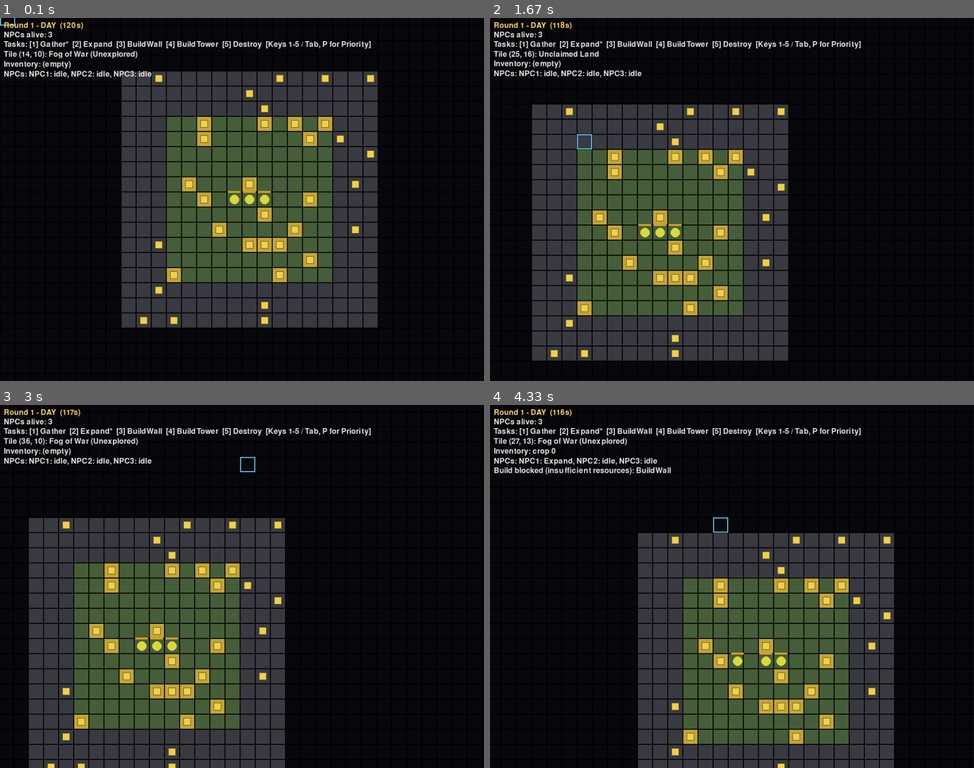
Above: before the commit, frames 1-4 (two rows, left to right).
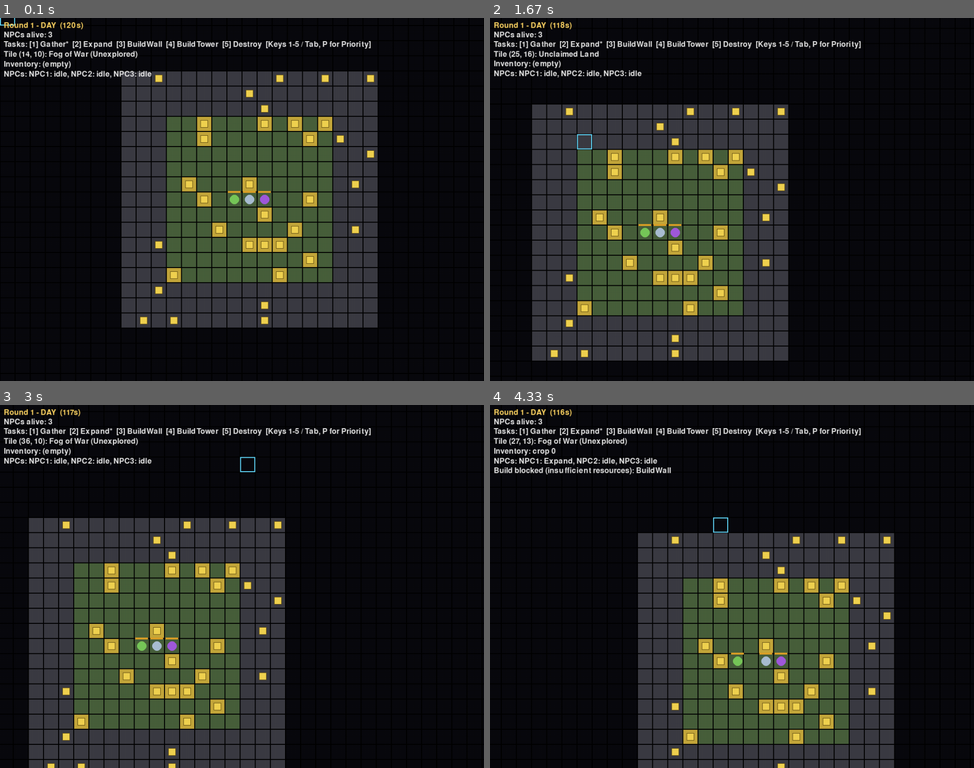
Above: after the commit, the same moments.

Repository: MiohitoKiri5474/PyGame-Final
Game: pygame game, started from src/main.py
The game is run twice, just before and just after one commit, with the same random seed, the same clock (stepped at 60 frames per second) and the same inputs.
Inputs (mouse positions are in pixels of both pictures, inside the frame that each line leads up to):
- Up to frame 1 (0.1 s): no input
- Up to frame 2 (1.67 s): tap 2 at 0.33, 1.65 s; tap 1 at 0.67 s; hold Right 1-1.47 s; move the mouse to (615, 203) at 1.03 s; tap 4 at 1.15 s; hold Up from 1.5 s (still down); move the mouse to (581, 145) at 1.53 s
- Up to frame 3 (3 s): release Up at 1.8 s; hold Right 1.83-2.3 s; move the mouse to (314, 459) at 1.87 s; tap 3 at 1.98 s; click (116, 452) at 2.38 s; hold Left from 2.67 s (still down); click (251, 463) at 2.75 s; tap 2 at 2.82 s
- Up to frame 4 (4.33 s): release Left at 3.2 s; hold Down 3.23-3.53 s; click (557, 575) at 3.32 s; tap 3 at 3.38 s; hold Left 3.57-3.97 s; click (736, 622) at 3.65 s; tap 4 at 3.72 s; hold 2 from 4 s (still down); hold Up from 4 s (still down); click (717, 524) at 4.08 s; tap 2 at 4.15 s

The runs differ from the first frame. In frame 1, 0.1% of the frame differs, in the area x 47-56%, y 48-52%; in frame 2, 0.1%; in frame 3, 0.1%; in frame 4, 0.1%, in the area x 50-62%, y 69-72%.

Commit message:
feat: implement ticket 12 - NPC role system (Farmer/Knight/Mage)
Every NPC gets a role; starting colony is exactly 1 Farmer/1 Knight/1
Mage via round-robin assignment in World.__init__. Role drives base
combat stats, a work-speed multiplier (Farmer 0.6x across all task
types, via a new npc.work_multiplier consumed in update_npc_tasks),
and combat range (Mage 3 tiles, ranged; everyone else stays
melee-adjacent, via a new npc.combat_range consumed in resolve_combat
instead of the flat COMBAT_RANGE constant). Role-colored badge on the
NPC sprite and role in the hover tooltip.

role: str | None = None keeps every pre-existing flat-constant default
byte-for-byte when unset, so none of the ~130 prior tests needed
behavior changes - only test_combat.py's _Entity fixture gained a
combat_range field to match the real NPC interface resolve_combat now
reads from.

Also fixes a pre-existing display bug: game.py's hover tooltip divided
every NPC's current health by the flat NPC_MAX_HEALTH constant
regardless of role - harmless while every NPC shared one max health,
wrong the moment Knight (140) and Mage (70) exist. Now uses the new
npc.max_health.

save.py round-trips role; on load it's passed back through the NPC
constructor so max_health/combat_range/work_multiplier re-derive from
ROLE_STATS, while the persisted health/attack/defense values still
override afterward (covers a damaged mid-game NPC surviving a
save/load cycle with its role-derived stats intact).

/code-review medium: 0 findings.

Disclosure: Based on Claude Code generated output.

Diff:
--- a/src/combat.py
+++ b/src/combat.py
@@ -1,6 +1,6 @@
 import math
 
-from constants import COMBAT_MIN_DAMAGE, COMBAT_RANGE, TOWER_RANGE
+from constants import COMBAT_MIN_DAMAGE, TOWER_RANGE
 from coords import tile_center
 
 
@@ -9,15 +9,16 @@
 
 
 def resolve_combat(npcs: list, monsters: list, buildings=()) -> None:
-    """Proximity-based auto-engage: every NPC/monster pair within COMBAT_RANGE
-    trades stat-based damage this tick (no manual targeting). Towers also
+    """Proximity-based auto-engage: every NPC/monster pair within the NPC's
+    own combat_range (role-based - melee-adjacent by default, ranged for
+    Mages) trades stat-based damage this tick (no manual targeting). Towers also
     auto-attack any monster within TOWER_RANGE regardless of adjacency, using
     the same damage formula, one-directional (monsters can't damage a Tower
     back - buildings have no health in this step); Walls never attack, purely
     a path obstruction. Dead entities are removed from both lists in place."""
     for npc in npcs:
         for monster in monsters:
-            if _within(npc.x, npc.y, monster.x, monster.y, COMBAT_RANGE):
+            if _within(npc.x, npc.y, monster.x, monster.y, npc.combat_range):
                 monster.health -= max(COMBAT_MIN_DAMAGE, npc.attack - monster.defense)
                 npc.health -= max(COMBAT_MIN_DAMAGE, monster.attack - npc.defense)
 
--- a/src/constants.py
+++ b/src/constants.py
@@ -94,3 +94,30 @@
 
 # --- Game over & scoring (ticket 09) ---
 COLOR_GAME_OVER = (255, 90, 90)
+
+# --- Roles (ticket 12) ---
+ROLE_FARMER = "Farmer"
+ROLE_KNIGHT = "Knight"
+ROLE_MAGE = "Mage"
+ROLES = (ROLE_FARMER, ROLE_KNIGHT, ROLE_MAGE)
+
+MAGE_COMBAT_RANGE = TILE_SIZE * 3  # ranged, unlike the melee-adjacent default
+
+ROLE_STATS = {
+    ROLE_FARMER: {
+        "attack": 8, "defense": 3, "max_health": 100,
+        "combat_range": COMBAT_RANGE, "work_multiplier": 0.6,
+    },
+    ROLE_KNIGHT: {
+        "attack": 18, "defense": 8, "max_health": 140,
+        "combat_range": COMBAT_RANGE, "work_multiplier": 1.0,
+    },
+    ROLE_MAGE: {
+        "attack": 22, "defense": 2, "max_health": 70,
+        "combat_range": MAGE_COMBAT_RANGE, "work_multiplier": 1.0,
+    },
+}
+
+COLOR_ROLE_FARMER = (120, 200, 90)
+COLOR_ROLE_KNIGHT = (170, 190, 210)
+COLOR_ROLE_MAGE = (160, 90, 220)
--- a/src/game.py
+++ b/src/game.py
@@ -11,7 +11,6 @@
     VIEWPORT_TILES_X,
     VIEWPORT_TILES_Y,
     NPC_RADIUS,
-    NPC_MAX_HEALTH,
     NPC_MAX_HUNGER,
     NEST_INITIAL_COUNT,
     COLOR_BG,
@@ -31,6 +30,12 @@
     COLOR_HUNGER_BAR,
     COLOR_BAR_BG,
     COLOR_GAME_OVER,
+    ROLE_FARMER,
+    ROLE_KNIGHT,
+    ROLE_MAGE,
+    COLOR_ROLE_FARMER,
+    COLOR_ROLE_KNIGHT,
+    COLOR_ROLE_MAGE,
 )
 from camera import Camera
 from combat import resolve_combat
@@ -46,6 +51,16 @@
 from world import World
 from priority_ui import PriorityTableUI
 from save import load_checkpoint, save_checkpoint
+
+_ROLE_COLORS = {
+    ROLE_FARMER: COLOR_ROLE_FARMER,
+    ROLE_KNIGHT: COLOR_ROLE_KNIGHT,
+    ROLE_MAGE: COLOR_ROLE_MAGE,
+}
+
+
+def _role_color(role: str | None) -> tuple[int, int, int]:
+    return _ROLE_COLORS.get(role, COLOR_NPC)
 
 
 class Game:
@@ -215,8 +230,8 @@
             sx = int(npc.x - cam_x)
             sy = int(npc.y - cam_y)
 
-            # Body
-            pygame.draw.circle(self.screen, COLOR_NPC, (sx, sy), npc_radius)
+            # Body, color-coded by role
+            pygame.draw.circle(self.screen, _role_color(npc.role), (sx, sy), npc_radius)
             if npc is self.selected_npc:
                 pygame.draw.circle(self.screen, COLOR_NPC_SELECTED, (sx, sy), npc_radius, 2)
 
@@ -317,7 +332,11 @@
         if task:
             info += f" [Queued Task: {task.type}]"
         if npc:
-            info += f" | NPC (HP: {int(npc.health)}/{int(NPC_MAX_HEALTH)}, Hunger: {int(npc.hunger)}/{int(NPC_MAX_HUNGER)})"
+            role_str = f" [{npc.role}]" if npc.role else ""
+            info += (
+                f" | NPC{role_str} (HP: {int(npc.health)}/{int(npc.max_health)}, "
+                f"Hunger: {int(npc.hunger)}/{int(NPC_MAX_HUNGER)})"
+            )
 
         return f"Tile ({gx}, {gy}): {info}"
 
--- a/src/npc.py
+++ b/src/npc.py
@@ -5,6 +5,8 @@
     HUNGER_RESTORE_PER_CROP,
     NPC_ATTACK,
     NPC_DEFENSE,
+    COMBAT_RANGE,
+    ROLE_STATS,
 )
 from movement import step_toward_path
 
@@ -22,6 +24,7 @@
         y: float,
         speed: float = DEFAULT_SPEED,
         priority: list[str] | None = None,
+        role: str | None = None,
     ):
         self.id = NPC._next_id
         NPC._next_id += 1
@@ -30,11 +33,25 @@
         self.y = y
         self.speed = speed
         self.path: list[tuple[int, int]] = []
-        self.health = NPC_MAX_HEALTH
+        self.role = role
+
+        stats = ROLE_STATS.get(role)
+        if stats is None:
+            self.attack = NPC_ATTACK
+            self.defense = NPC_DEFENSE
+            self.max_health = NPC_MAX_HEALTH
+            self.combat_range = COMBAT_RANGE
+            self.work_multiplier = 1.0
+        else:
+            self.attack = stats["attack"]
+            self.defense = stats["defense"]
+            self.max_health = stats["max_health"]
+            self.combat_range = stats["combat_range"]
+            self.work_multiplier = stats["work_multiplier"]
+
+        self.health = self.max_health
         self.hunger = NPC_MAX_HUNGER
         self.alive = True
-        self.attack = NPC_ATTACK
-        self.defense = NPC_DEFENSE
         self.priority = priority  # None = fall back to task-type registration order
         self.task = None  # set by task.update_npc_tasks; typed loosely to avoid a task.py<->npc.py import cycle
         self.task_progress = 0.0
--- a/src/save.py
+++ b/src/save.py
@@ -76,6 +76,7 @@
                 "defense": npc.defense,
                 "priority": npc.priority,
                 "task_progress": npc.task_progress,
+                "role": npc.role,
             }
             for npc in world.npcs
         ],
@@ -131,7 +132,7 @@
     npcs = []
     max_id = -1
     for nd in data["npcs"]:
-        npc = NPC(nd["x"], nd["y"], speed=nd["speed"], priority=nd["priority"])
+        npc = NPC(nd["x"], nd["y"], speed=nd["speed"], priority=nd["priority"], role=nd.get("role"))
         npc.id = nd["id"]
         max_id = max(max_id, npc.id)
         npc.path = [tuple(p) for p in nd["path"]]
--- a/src/task.py
+++ b/src/task.py
@@ -103,7 +103,9 @@
             continue
 
         npc.task_progress += dt
-        if task_type is None or npc.task_progress < task_type.work_seconds:
+        if task_type is None:
+            continue
+        if npc.task_progress < task_type.work_seconds * npc.work_multiplier:
             continue
 
         finished = task_type.on_complete(world, npc.task)
--- a/src/world.py
+++ b/src/world.py
@@ -1,6 +1,6 @@
 import plugins  # noqa: F401  # side effect: populates task.TASK_TYPES via plugins.py
 
-from constants import STARTING_NPC_COUNT
+from constants import STARTING_NPC_COUNT, ROLES
 from coords import tile_center
 from grid import Grid
 from inventory import Inventory
@@ -16,6 +16,9 @@
         self.buildings: list = []
 
         center_x, center_y = self.grid.width // 2, self.grid.height // 2
+        # Round-robin over ROLES so the default 3-NPC start is exactly
+        # 1 Farmer/1 Knight/1 Mage, not random.
         self.npcs: list[NPC] = [
-            NPC(*tile_center(center_x + i - npc_count // 2, center_y)) for i in range(npc_count)
+            NPC(*tile_center(center_x + i - npc_count // 2, center_y), role=ROLES[i % len(ROLES)])
+            for i in range(npc_count)
         ]
--- a/tests/test_combat.py
+++ b/tests/test_combat.py
@@ -1,4 +1,5 @@
 from combat import resolve_combat
+from constants import COMBAT_RANGE
 from coords import tile_center
 
 
@@ -11,12 +12,13 @@
 
 
 class _Entity:
-    def __init__(self, x: float, y: float, health: int, attack: int, defense: int):
+    def __init__(self, x: float, y: float, health: int, attack: int, defense: int, combat_range: float = COMBAT_RANGE):
         self.x = x
         self.y = y
         self.health = health
         self.attack = attack
         self.defense = defense
+        self.combat_range = combat_range  # only read when used as the NPC side of a pair
 
     @property
     def is_dead(self) -> bool:
@@ -81,6 +83,18 @@
     assert monster.health == 40
 
 
+def test_npc_uses_its_own_combat_range_not_the_flat_constant():
+    # ticket 12: Mages fight from range; a monster beyond COMBAT_RANGE but
+    # within the NPC's own (larger) combat_range should still trade damage.
+    mage_range = COMBAT_RANGE * 3
+    npc = _Entity(0, 0, health=100, attack=12, defense=4, combat_range=mage_range)
+    mx, my = tile_center(2, 0)  # beyond flat COMBAT_RANGE, inside mage_range
+    monster = _Entity(mx, my, health=40, attack=10, defense=2)
+    resolve_combat([npc], [monster])
+    assert monster.health == 40 - (12 - 2)
+    assert npc.health == 100 - (10 - 4)
+
+
 def test_wall_never_attacks_regardless_of_proximity():
     wall = _Building("Wall", x=0, y=0, attack=0)
     mx, my = tile_center(0, 0)  # same tile as the wall - as close as it gets
--- a/tests/test_npc.py
+++ b/tests/test_npc.py
@@ -7,7 +7,21 @@
 
 from coords import tile_center
 from npc import NPC
-from constants import NPC_MAX_HUNGER, NPC_MAX_HEALTH, HUNGER_DECAY_RATE, HUNGER_EAT_THRESHOLD, HUNGER_RESTORE_PER_CROP
+from constants import (
+    NPC_MAX_HUNGER,
+    NPC_MAX_HEALTH,
+    NPC_ATTACK,
+    NPC_DEFENSE,
+    COMBAT_RANGE,
+    HUNGER_DECAY_RATE,
+    HUNGER_EAT_THRESHOLD,
+    HUNGER_RESTORE_PER_CROP,
+    ROLE_FARMER,
+    ROLE_KNIGHT,
+    ROLE_MAGE,
+    ROLE_STATS,
+    MAGE_COMBAT_RANGE,
+)
 from world import World
 from task import update_npc_tasks
 
@@ -268,3 +282,43 @@
         a = NPC(0, 0)
         b = NPC(0, 0)
         assert a.id != b.id
+
+
+# ------------------------------------------------------------------
+# Role System (ticket 12)
+# ------------------------------------------------------------------
+
+class TestRoleStats:
+    """NPC stats come from its role, or flat defaults when role is None."""
+
+    def test_no_role_uses_flat_defaults(self):
+        npc = NPC(0.0, 0.0)
+        assert npc.role is None
+        assert npc.attack == NPC_ATTACK
+        assert npc.defense == NPC_DEFENSE
+        assert npc.max_health == NPC_MAX_HEALTH
+        assert npc.health == NPC_MAX_HEALTH
+        assert npc.combat_range == COMBAT_RANGE
+        assert npc.work_multiplier == 1.0
+
+    def test_farmer_stats_and_work_multiplier(self):
+        npc = NPC(0.0, 0.0, role=ROLE_FARMER)
+        stats = ROLE_STATS[ROLE_FARMER]
+        assert npc.attack == stats["attack"]
+        assert npc.defense == stats["defense"]
+        assert npc.max_health == stats["max_health"]
+        assert npc.health == stats["max_health"]
+        assert npc.work_multiplier == 0.6
+
+    def test_knight_stats(self):
+        npc = NPC(0.0, 0.0, role=ROLE_KNIGHT)
+        stats = ROLE_STATS[ROLE_KNIGHT]
+        assert npc.attack == stats["attack"]
+        assert npc.defense == stats["defense"]
+        assert npc.max_health == stats["max_health"]
+        assert npc.work_multiplier == 1.0
+
+    def test_mage_has_ranged_combat_range(self):
+        npc = NPC(0.0, 0.0, role=ROLE_MAGE)
+        assert npc.combat_range == MAGE_COMBAT_RANGE
+        assert npc.combat_range > COMBAT_RANGE
--- a/tests/test_save.py
+++ b/tests/test_save.py
@@ -1,4 +1,5 @@
 from build_task import Building
+from constants import ROLE_KNIGHT
 from day_night import DayNightCycle, NIGHT
 from game_over import GameOverState
 from monster import Monster
@@ -20,7 +21,7 @@
 
     idle_task = world.tasks.add("Gather", (6, 6))
 
-    npc_a = NPC(160.0, 160.0, priority=["Gather", "BuildWall"])
+    npc_a = NPC(160.0, 160.0, priority=["Gather", "BuildWall"], role=ROLE_KNIGHT)
     npc_a.health = 42
     npc_a.hunger = 55.5
     npc_a.attack = 12
@@ -73,6 +74,8 @@
 
     npc_a = next(n for n in loaded_world.npcs if n.health == 42)
     assert npc_a.hunger == 55.5
+    assert npc_a.role == ROLE_KNIGHT
+    assert npc_a.max_health == 140  # re-derived from role on load, not just the raw health value
 
     npc_b = next(n for n in loaded_world.npcs if n is not npc_a)
     assert npc_b.task_progress == 1.5
--- a/tests/test_task.py
+++ b/tests/test_task.py
@@ -2,6 +2,7 @@
 from task import TaskQueue, TaskType, update_npc_tasks
 from npc import NPC
 from world import World
+from constants import ROLE_FARMER
 
 
 def test_claim_for_picks_highest_priority_available_type():
@@ -302,6 +303,33 @@
     assert task.assigned_npc is None
 
 
+def test_farmer_work_multiplier_finishes_task_faster(monkeypatch):
+    # ticket 12: Farmer's 0.6x work_multiplier means the required progress
+    # is task_type.work_seconds * 0.6, not the flat work_seconds.
+    monkeypatch.setattr(
+        task_module,
+        "TASK_TYPES",
+        {"FakeTask": TaskType(work_seconds=1.0, can_queue=lambda w, t: True, on_complete=lambda w, t: True)},
+    )
+
+    world = World(npc_count=0)
+    cx, cy = world.grid.width // 2, world.grid.height // 2
+    world.grid.get(cx, cy).claimed = True
+
+    from coords import tile_center
+
+    npc = NPC(*tile_center(cx, cy), role=ROLE_FARMER)
+    world.npcs.append(npc)
+    world.tasks.add("FakeTask", (cx, cy))
+
+    # 0.7s of work: below the flat 1.0s requirement, but above 1.0 * 0.6
+    for _ in range(42):  # 42 * (1/60) = 0.7s
+        update_npc_tasks(world, 1 / 60)
+
+    assert npc.task is None  # finished already, thanks to the 0.6x multiplier
+    assert world.tasks.tasks == []
+
+
 def test_idle_npc_does_not_reclaim_a_task_already_in_progress():
     world = World(npc_count=0)
     cx, cy = world.grid.width // 2, world.grid.height // 2
--- /dev/null
+++ b/tests/test_world.py
@@ -0,0 +1,15 @@
+from collections import Counter
+
+from constants import ROLE_FARMER, ROLE_KNIGHT, ROLE_MAGE
+from world import World
+
+
+def test_default_start_is_exactly_one_of_each_role():
+    world = World()
+    roles = Counter(npc.role for npc in world.npcs)
+    assert roles == Counter({ROLE_FARMER: 1, ROLE_KNIGHT: 1, ROLE_MAGE: 1})
+
+
+def test_zero_npcs_produces_empty_list():
+    world = World(npc_count=0)
+    assert world.npcs == []
Not shown, changed: docs/tickets/expansion/part-1-foundation/12-npc-role-system.md
